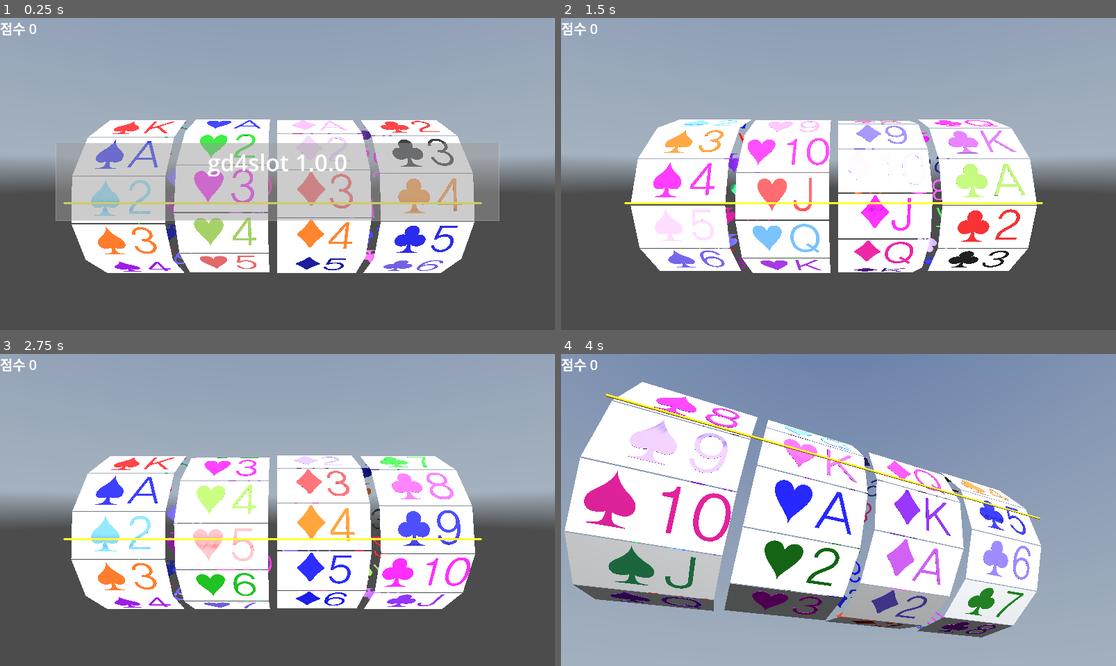
Above: before the commit, frames 1-4 (two rows, left to right).
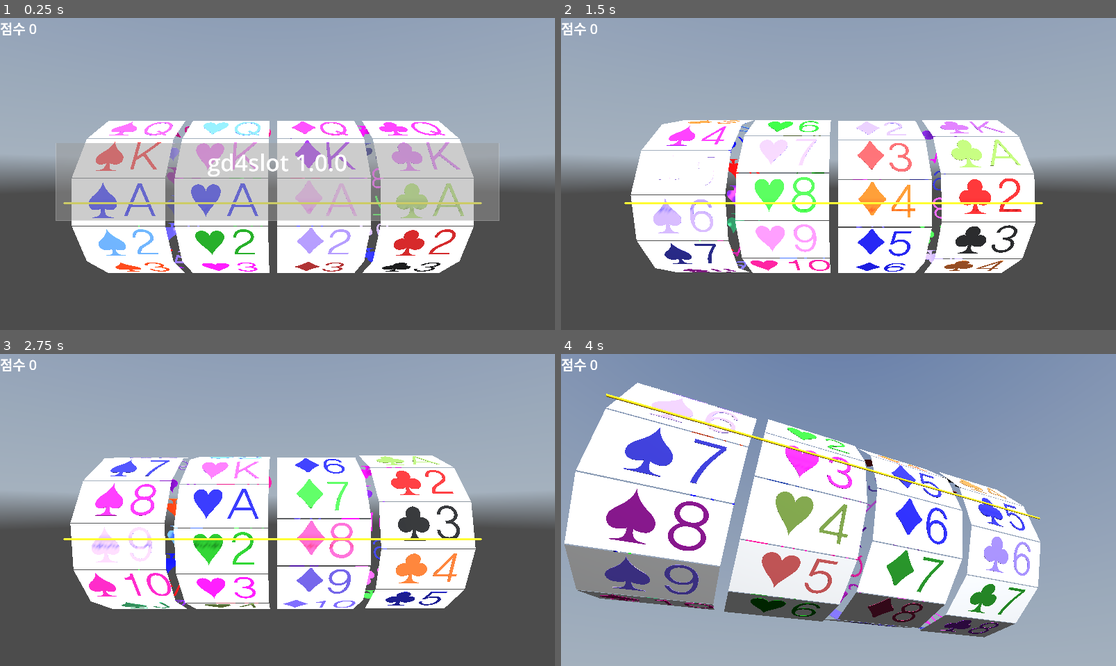
Above: after the commit, the same moments.

Repository: kasworld/gd4slot
Game: Godot game, scene res://main.tscn
The game is run twice, just before and just after one commit, with the same random seed, the same clock (stepped at 60 frames per second) and the same inputs. A sky picture missing from this copy of the repository is replaced by a grey-blue gradient.
Inputs (mouse positions are in pixels of both pictures, inside the frame that each line leads up to):
- Up to frame 1 (0.25 s): no input
- Up to frame 2 (1.5 s): tap Enter at 0.5, 0.6 s; move the mouse to (960, 158) at 0.52 s; click (960, 158) at 0.67 s; tap Space at 0.77, 0.8, 1.07, 1.35 s; move the mouse to (727, 189) at 1.27 s; click (727, 189) at 1.42 s
- Up to frame 3 (2.75 s): tap Space at 1.52, 1.82, 2.3 s; tap Enter at 1.55, 2.1 s; move the mouse to (333, 441) at 2.02 s; click (333, 441) at 2.17 s
- Up to frame 4 (4 s): move the mouse to (810, 572) at 2.77 s; tap Enter at 2.85 s; click (810, 572) at 2.92 s; tap Space at 3.02, 3.32, 3.6, 3.77 s; move the mouse to (1005, 556) at 3.52 s; click (1005, 556) at 3.67 s

The runs differ from the first frame. In frame 1, 10% of the frame differs, in the area x 12-86%, y 32-82%; in frame 2, 11%; in frame 3, 11%; in frame 4, 20%, in the area x 0-87%, y 8-91%.

Commit message:
update 선택된칸얻기

Diff:
--- a/main.gd
+++ b/main.gd
@@ -12,6 +12,8 @@
 	main_animation.start_rotate_subfield("ani_rot", nd, axis , nd.rotation[axis], nd.rotation[axis] + diff, ani_dur)
 func start_all_animation() -> void:
 	pass
+
+var slot :Slots
 
 func _ready() -> void:
 	get_viewport().size_changed.connect(on_viewport_size_changed)
@@ -33,10 +35,10 @@
 
 	main_animation.animation_ended.connect(main_animation_ended)
 	start_all_animation()
-	var ss = preload("res://slots/slots.tscn").instantiate().init()
-	add_child(ss)
-	ss.position = Vector3(3,8,0)
-	ss.돌리기시작()
+	slot = preload("res://slots/slots.tscn").instantiate().init()
+	add_child(slot)
+	slot.position = Vector3(3,8,0)
+	#slot.돌리기시작()
 
 func random_color()->Color:
 	return NamedColorList.color_list.pick_random()[0]
@@ -56,8 +58,9 @@
 	main_animation.handle_animation()
 
 var key2fn = {
-	KEY_ESCAPE:_on_button_esc_pressed,
-	KEY_ENTER:_on_카메라변경_pressed,
+	KEY_ESCAPE : _on_button_esc_pressed,
+	KEY_ENTER : _on_카메라변경_pressed,
+	KEY_SPACE : _on_돌리기_pressed,
 }
 func _unhandled_input(event: InputEvent) -> void:
 	if event is InputEventKey and event.pressed:
@@ -79,3 +82,6 @@
 	$Camera3D.position = Vector3(WorldSize.x/2, WorldSize.y/2, WorldSize.x)
 	$Camera3D.look_at(WorldSize/2)
 	$Camera3D.far = WorldSize.length()*2
+
+func _on_돌리기_pressed() -> void:
+	slot.돌리기시작()
--- a/reel/reel.gd
+++ b/reel/reel.gd
@@ -1,15 +1,15 @@
 extends Node3D
 class_name Reel
 
-signal rotation_stopped(n :int)
-var id :int
+signal rotation_stopped(rl :Reel)
+var 번호 :int
 var card_size :Vector2
 var card_list :Array
 var color_list :Array[Color]
 var 칸들 :Array[칸]
 
 func init(n :int, card_sizea :Vector2, card_lista :Array, color_lista :Array[Color]) -> Reel:
-	id = n
+	번호 = n
 	card_size = card_sizea
 	card_list = card_lista
 	color_list = color_lista
@@ -17,7 +17,7 @@
 	var count := card_list.size()
 	var r := count * card_size.y / (2*PI)
 	for i in count:
-		var k :칸 = preload("res://reel/칸/칸.tscn").instantiate().init(card_size,r,card_list[i], color_list[i])
+		var k :칸 = preload("res://reel/칸/칸.tscn").instantiate().init(i, card_size,r,card_list[i], color_list[i])
 		k.rotation.x = 2*PI/count *i
 		add_child(k)
 		칸들.append(k)
@@ -29,7 +29,7 @@
 
 var 회전중인가 :bool # need emit
 var rotation_per_second :float
-var acceleration := 0.5 # per second
+var acceleration := 0.3 # per second
 func 돌리기(dur_sec :float = 1.0) -> void:
 	rotation.x += rotation_per_second * 2 * PI * dur_sec
 	if acceleration > 0:
@@ -37,7 +37,7 @@
 	if 회전중인가 and abs(rotation_per_second) <= 0.001:
 		회전중인가 = false
 		rotation_per_second = 0.0
-		rotation_stopped.emit(id)
+		rotation_stopped.emit(self)
 
 # spd : 초당 회전수
 func 돌리기시작(spd :float) -> void:
@@ -51,10 +51,11 @@
 func 선택된칸얻기() -> 칸:
 	if 칸들.size() == 0 :
 		return null
-	var rad = rotation.x
-	rad = fposmod(rad, 2*PI)
-	var 칸rad = 2*PI / 칸들.size()
+	var 현재각도 = fposmod(-rotation.x, 2*PI)
+	var 한칸각도 = 2*PI / 칸들.size()
+	var 칸위치 = ceili( (현재각도-한칸각도/2) / 한칸각도 ) % 칸들.size()
+	print_debug( "슬롯번호%s 현재각도%s 한칸각도%s 칸위치%s" % [번호, 현재각도,한칸각도, 칸위치] )
 	for 현재칸번호 in 칸들.size():
-		if 칸rad/2 + 현재칸번호*칸rad > rad:
+		if 한칸각도/2 + 현재칸번호*한칸각도 > 현재각도:
 			return 칸들[현재칸번호]
 	return 칸들[0]
--- a/reel/칸/칸.gd
+++ b/reel/칸/칸.gd
@@ -2,8 +2,10 @@
 class_name 칸
 
 var 글내용 :String
+var 번호 :int
 
-func init(sz :Vector2, r :float, t :String, co :Color) -> 칸:
+func init(n :int, sz :Vector2, r :float, t :String, co :Color) -> 칸:
+	번호 = n
 	글내용 = t
 	$"판".mesh.size = sz
 	$"글".mesh.text = 글내용
--- a/slots/slots.gd
+++ b/slots/slots.gd
@@ -1,5 +1,7 @@
 extends Node3D
 class_name Slots
+
+signal rotation_stopped(s :Slots)
 
 var reellist := []
 var cardcount :int = 13
@@ -36,17 +38,20 @@
 	#add_child(arrow_right)
 	return self
 
-func 결과가결정됨(_id :int) -> void:
+func 결과가결정됨( _rl :Reel) -> void:
 	var 모두멈추었나 = true
 	for n in reellist:
 		if n.회전중인가:
 			모두멈추었나 = false
 
-	var 결과들 = ""
 	if 모두멈추었나:
-		for n in reellist:
-			결과들 += n.선택된칸얻기().글내용 + " "
-		print_debug( 결과들)
+		rotation_stopped.emit(self)
+
+func 선택된칸들얻기() -> Array:
+	var rtn := []
+	for n in reellist:
+		rtn.append(n.선택된칸얻기())
+	return rtn
 
 func calc_radius() -> float:
 	return cardcount * cardsize.y / (2*PI)
